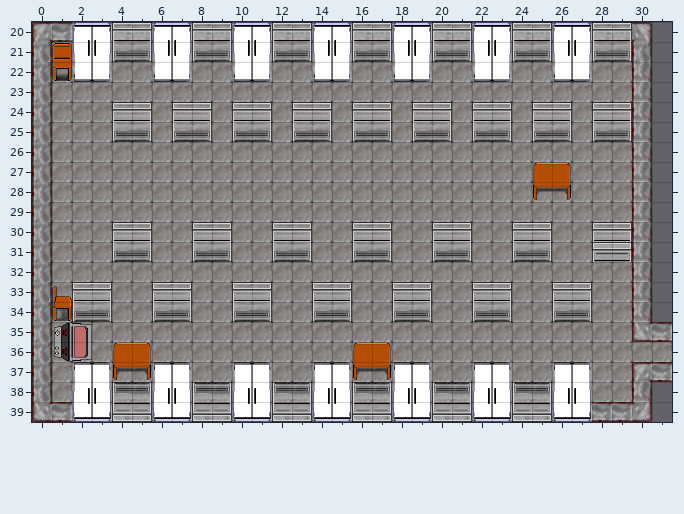
An edit to a level. Tiled map (JSON), assets/tilemaps/level1.json. Above is the file before it was changed.
Cells are 32x32 px. Shown: x 0..31, y 20..39.
New version:
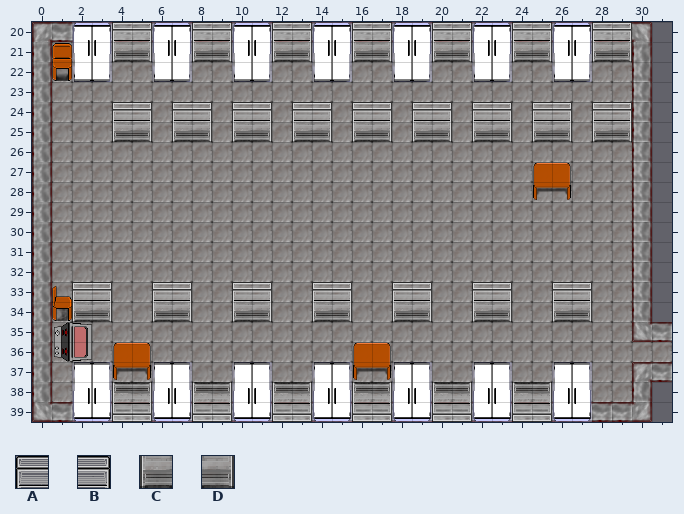
Key: from "newTileset": A 3, B 4, C 23, D 24.
_ is an empty cell, . an unchanged one.
See-through tiles are keyed as they look on the map.
Diff:
--- layer "World"
@@ x 4..29 @@
-31 CD..CD..CD..CD..CD..CD..CD
+31 __..__..__..__..__..__..__
--- layer "Above Player"
@@ x 4..29 @@
-30 AB..AB..AB..AB..AB..AB..AB
-31 ........................AB
+30 __..__..__..__..__..__..__
+31 ........................__
Changed places in both pictures, as pixel boxes (x1, y1, x2, y2):
removed: (112, 222, 152, 262)
removed: (192, 222, 232, 262)
removed: (272, 222, 312, 262)
removed: (352, 222, 392, 262)
removed: (432, 222, 472, 262)
removed: (512, 222, 552, 262)
removed: (592, 222, 632, 262)
